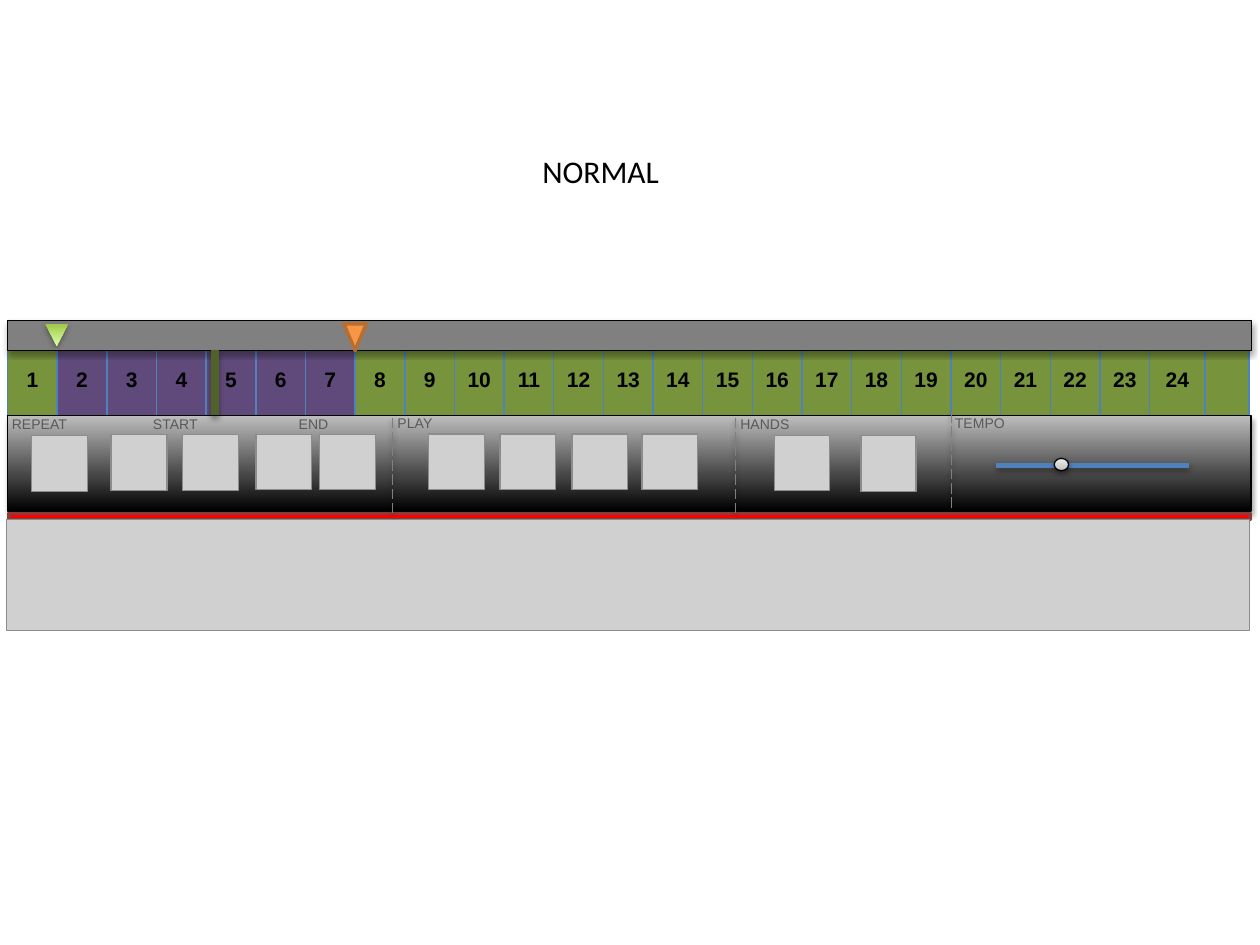
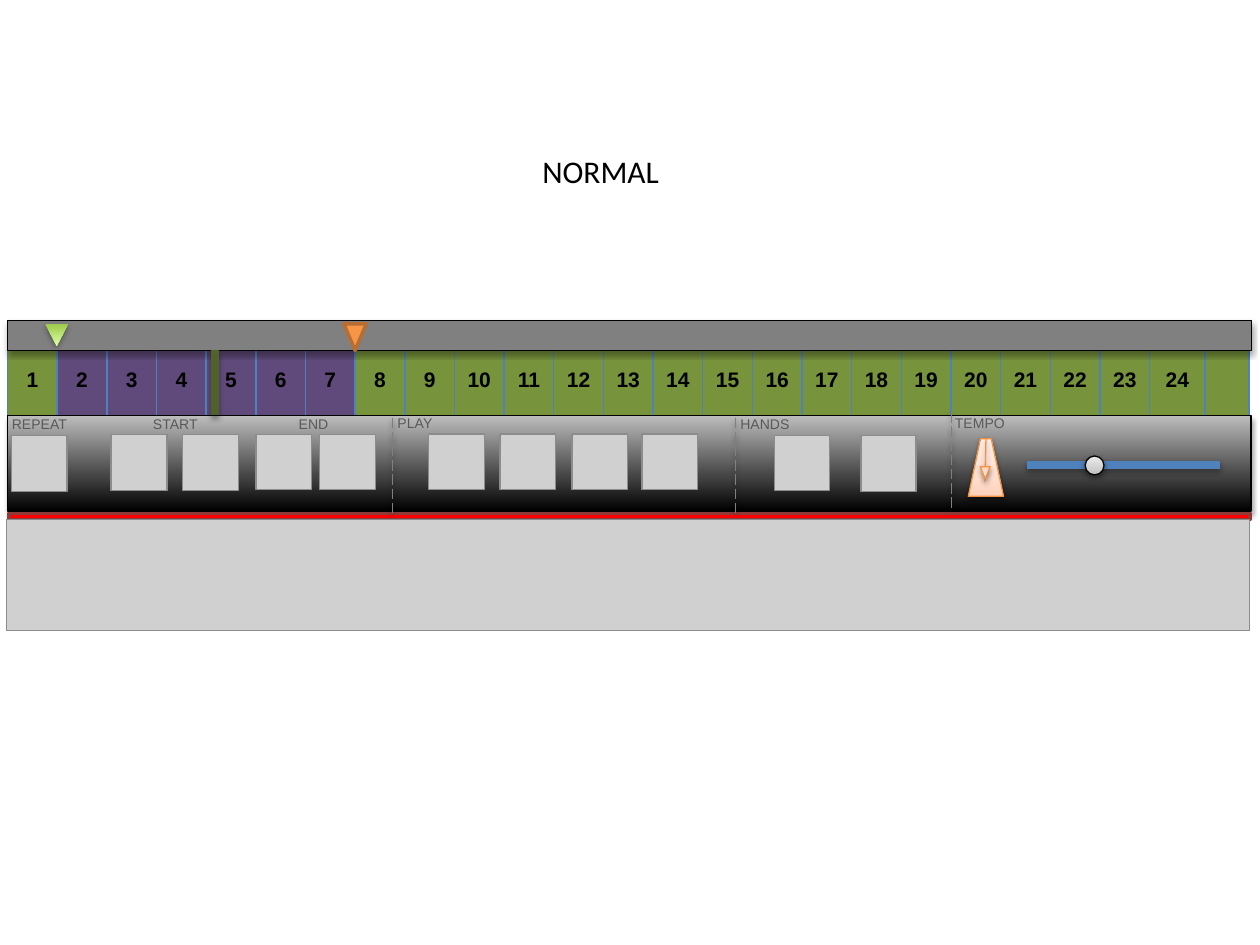
Before and after one commit to etayki/heyDude, a slide deck: slide 1 of GraphicDesign.pptx. Drawn at 1260x945 pixels with LibreOffice and Linux fonts; fonts in the diff are those of the drawing; grey boxes stand for pictures. Boxes give left, top, right and bottom in pixels: in the first picture for what was removed or moved away, otherwise in the second. Text is boxed around its words. In the diff, an @@ line names an element or a change of style, - is before the commit and + after.

Commit message:
New design

```diff
--- a/GraphicDesign.pptx
+++ b/GraphicDesign.pptx
@@ picture: place and size @@
-picture at [32, 436, 87, 491]
+picture at [11, 436, 67, 491]
@@ trapezoid added at [969, 438, 1004, 496], fill gradient #FFD2BD to #FFDED0 to #FFF2ED, outline #F69240 0.75 pt @@
@@ line added from (987, 438) to (985, 481), #F69240 0.75 pt @@
@@ triangle added at [980, 466, 990, 479], fill gradient #FFD2BD to #FFDED0 to #FFF2ED, outline #F69240 0.75 pt @@
@@ line moved from (997, 465) - (1189, 465) to (1027, 465) - (1220, 465) @@
@@ line (1027, 465) - (1220, 465): stroke #4F81BD 3 pt to #4F81BD 4.5 pt @@
@@ ellipse: place and size @@
-ellipse at [1055, 459, 1068, 471]
+ellipse at [1085, 456, 1104, 475]
```
